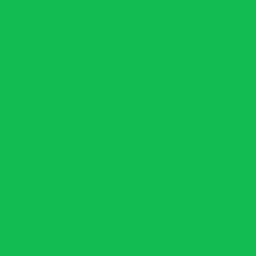
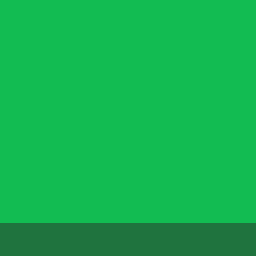
Layer changes from the first 256×256 image to the second:
added layer "Rectangle 1" (1st of 2) above "Rectangle 1" over [0, 223, 256, 256]
